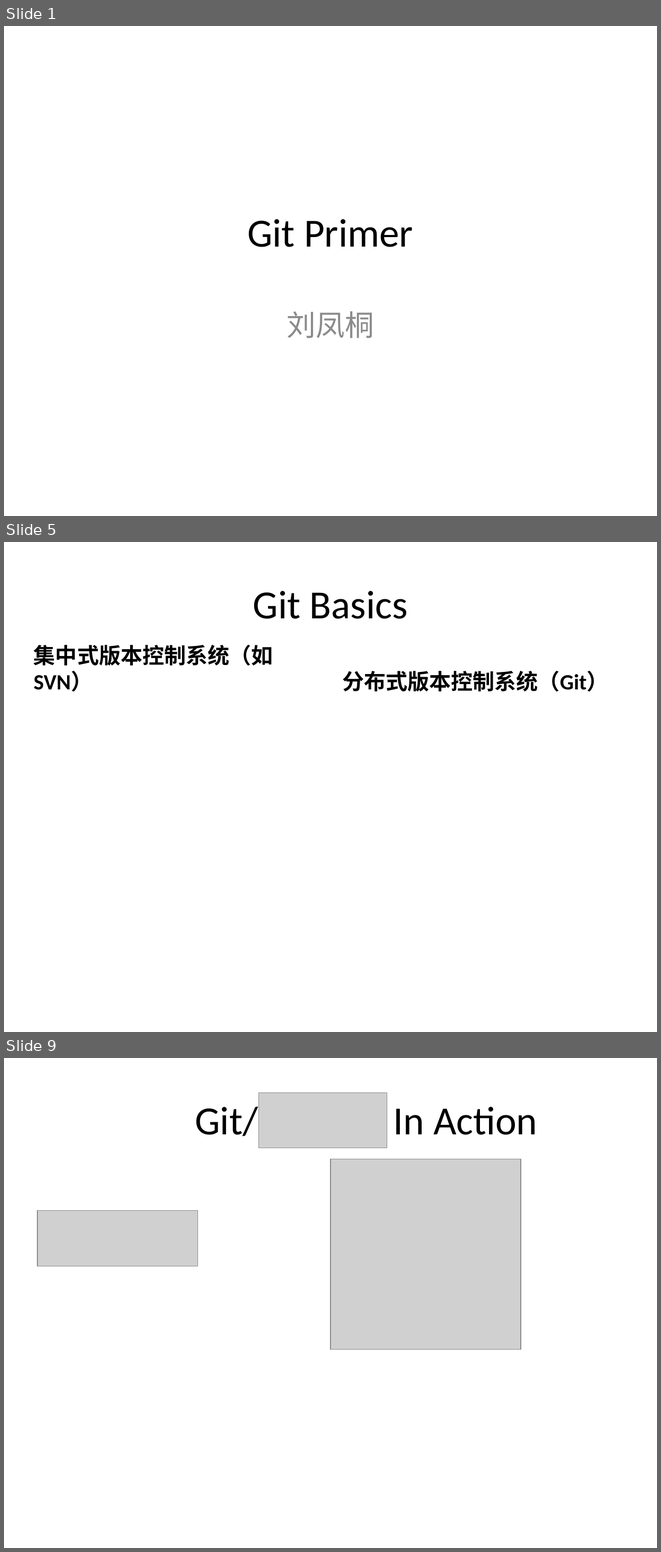
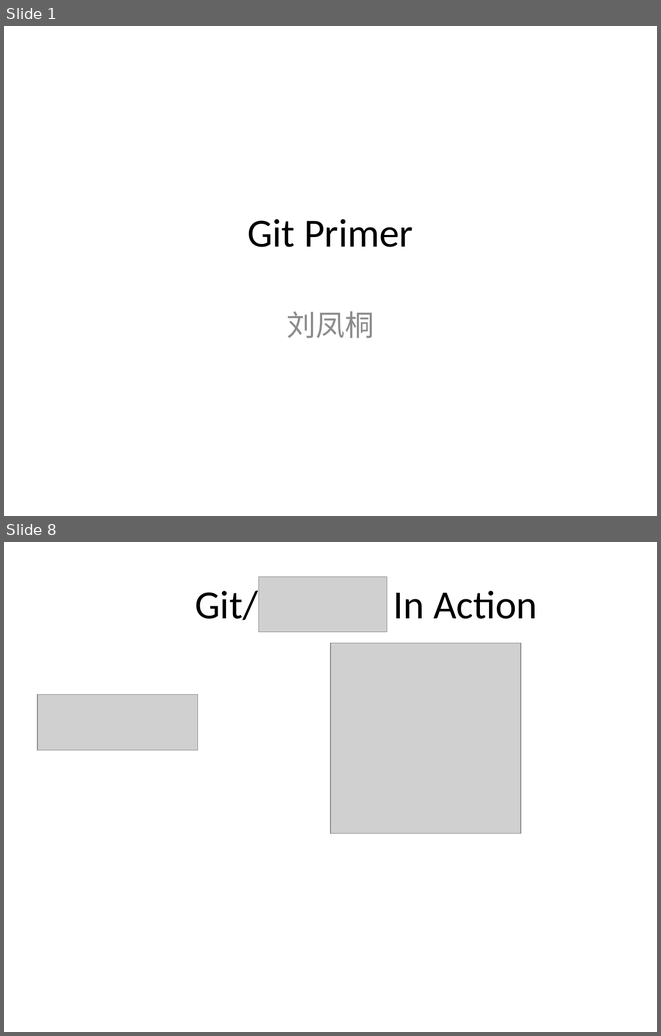
Before and after one commit to lftong/tong-doc, a slide deck: Git Primer.pptx. Shown one above the other, each under a label of ours: slides 1, 5 and 9 before the commit, slides 1 and 8 after it; the slides between them are not shown. The pictures are 661x1552 and 661x1036 pixels, drawn with LibreOffice and Linux fonts; fonts in the diff are those of the drawing; grey boxes stand for pictures. Boxes give left, top, right and bottom in pixels: in the first picture for what was removed or moved away, otherwise in the second. Text is boxed around its words. In the diff, an @@ line names an element or a change of style, - is before the commit and + after.

```diff
--- a/Git Primer.pptx
+++ b/Git Primer.pptx
@@ slide 5 removed at (x1=4, y1=542, x2=657, y2=1032), background #FFFFFF @@
@@ title removed at (x1=253, y1=591, x2=408, y2=619) @@
-Git Basics
@@ text removed at (x1=34, y1=644, x2=273, y2=691) @@
-集中式版本控制系统（如SVN）
@@ text removed at (x1=342, y1=670, x2=608, y2=691) @@
-分布式版本控制系统（Git）
@@ what was slide 9 is now slide 8 @@
```
Also in this commit, not shown: 3 slides changed, 3 slides added, 3 other slides removed.
